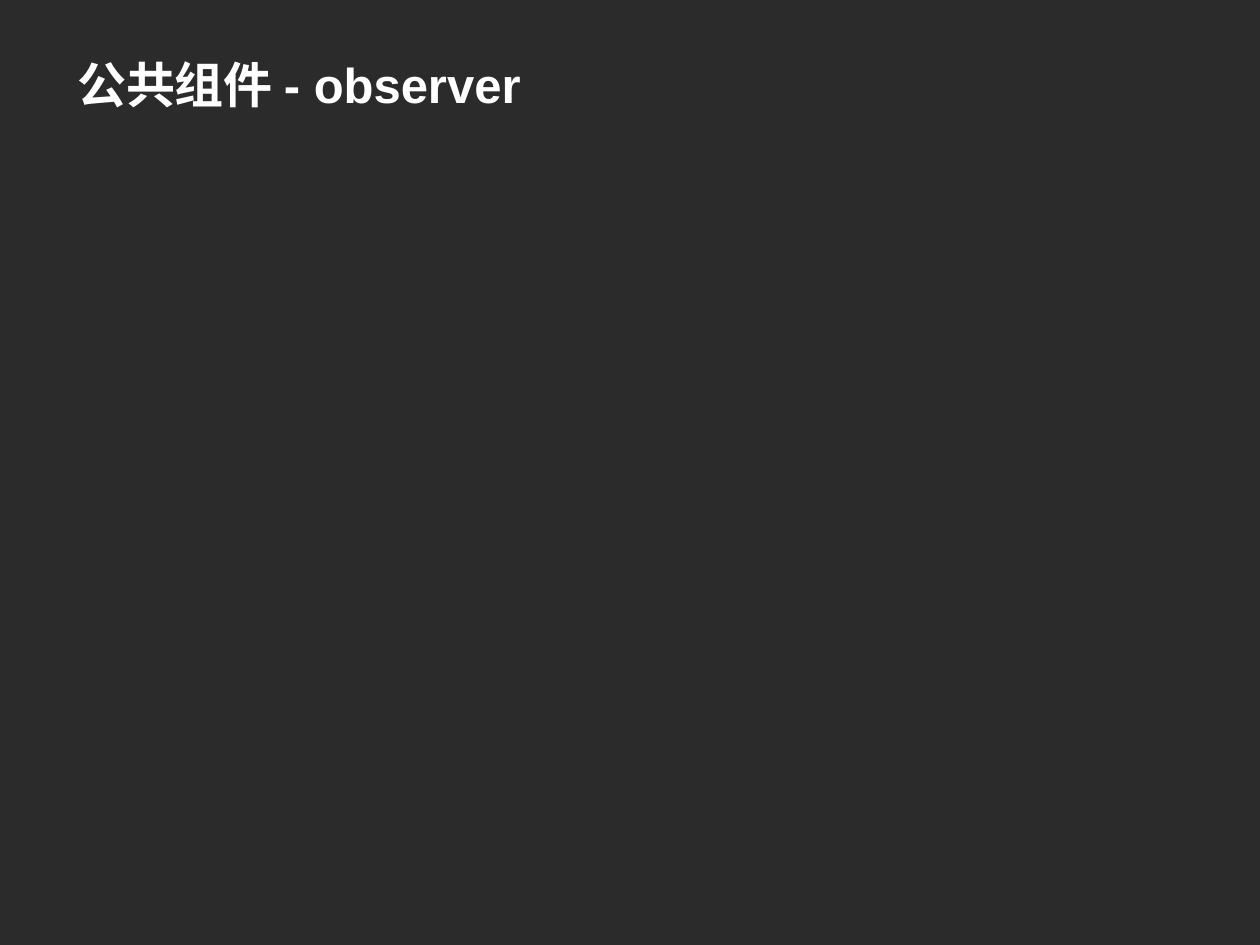
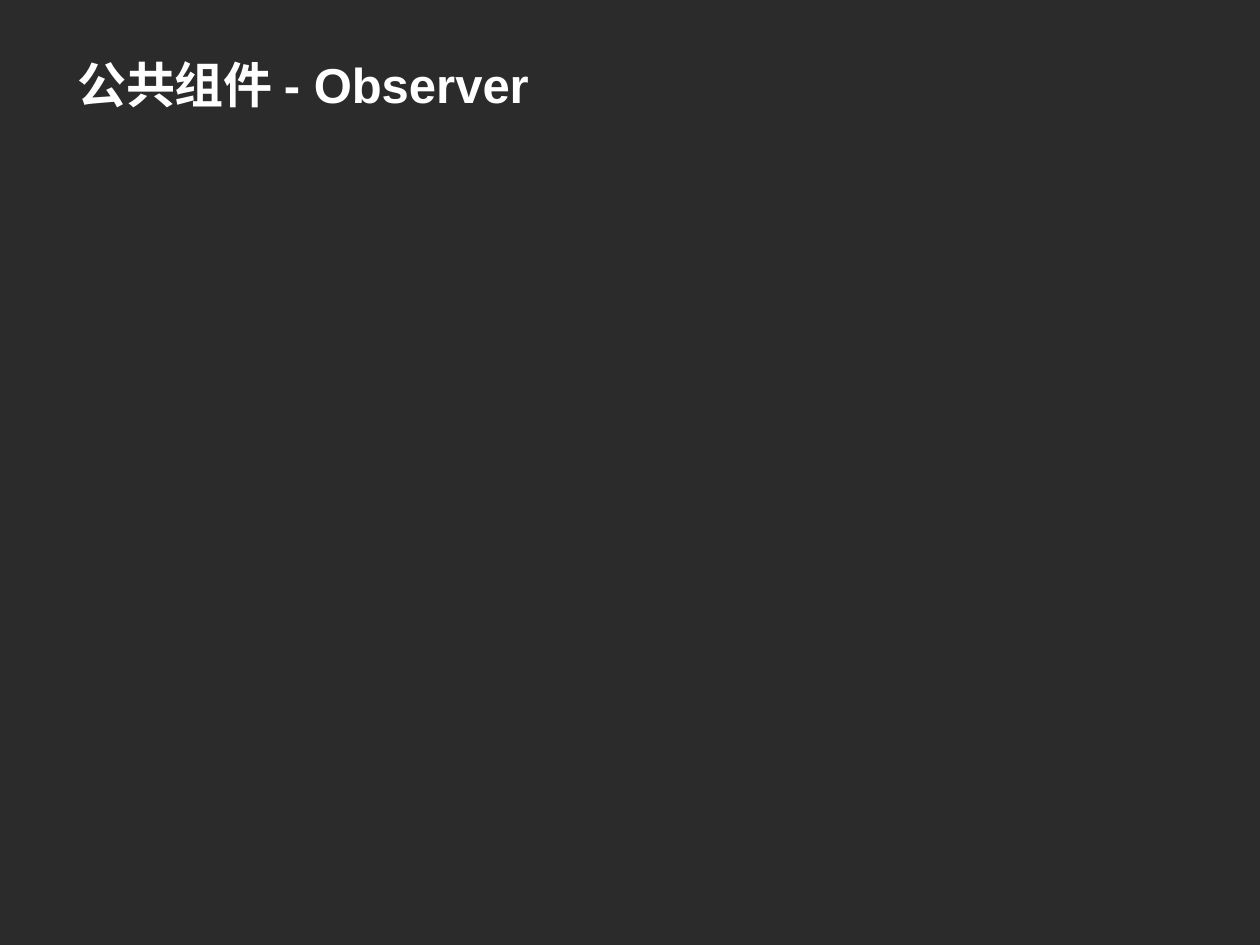
Before and after one commit to machicao2013/mooon, a slide deck: slide 12 of distributed_platform/docs/mooon.ppt (slide 9 before the commit). Drawn at 1260x945 pixels with LibreOffice and Linux fonts; fonts in the diff are those of the drawing; background and template pictures are left out; a plain dark background stands for a picture behind light text. Boxes give left, top, right and bottom in pixels: in the first picture for what was removed or moved away, otherwise in the second. Text is boxed around its words. In the diff, an @@ line names an element or a change of style, - is before the commit and + after.

```diff
--- a/distributed_platform/docs/mooon.ppt
+++ b/distributed_platform/docs/mooon.ppt
@@ title at <box>77,61,529,108</box>: text changed @@
-公共组件 - observer
+公共组件 - Observer
```
Also in this commit, not shown: 5 other slides changed, 5 slides added.
